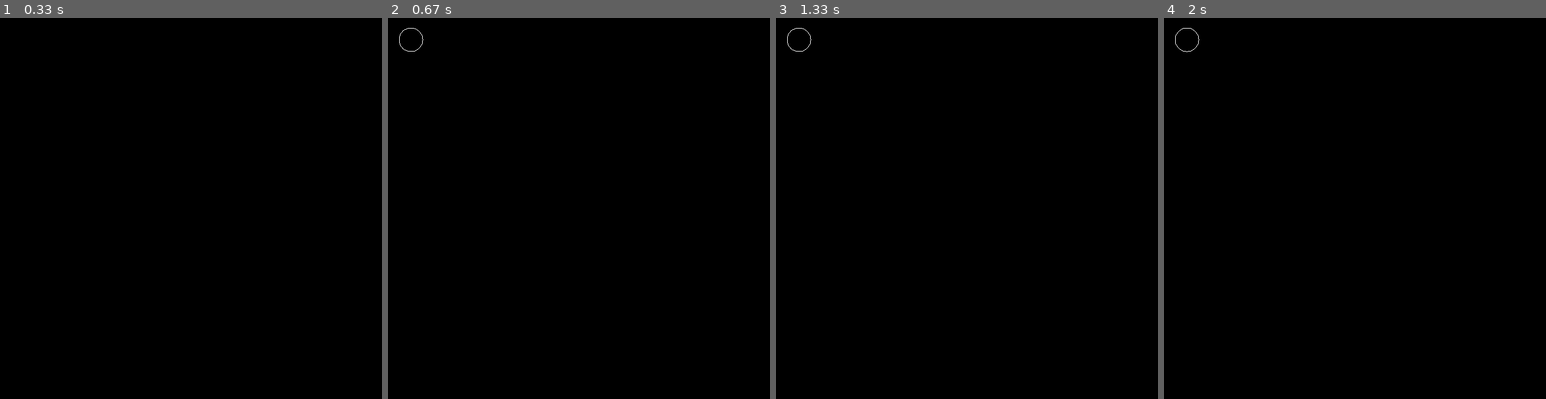
Above: before the commit, frames 1-4 (left to right).
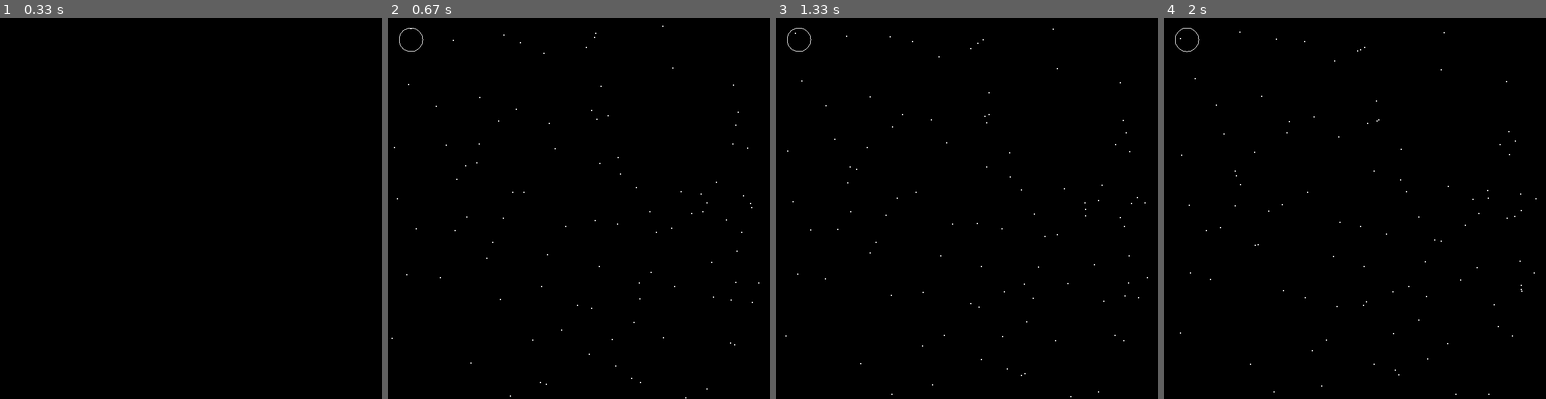
Above: after the commit, the same moments.

Repository: drozd324/Pygame-orbits
Game: pygame game, started from orbits1.2.py
Same seed, same stepped clock (60 frames per second), same inputs: the game is played once before the commit and once after it.
Inputs (mouse positions are in pixels of both pictures, inside the frame that each line leads up to):
- Up to frame 1 (0.33 s): no input
- Up to frame 2 (0.67 s): tap G at 0.33 s
- Up to frame 3 (1.33 s): click (1005, 292) at 0.72 s
- Up to frame 4 (2 s): click (1335, 307) at 1.55 s

Frame 1 is identical in both runs. In frame 2, less than 0.1% of the frame differs, in the area x 0-98%, y 2-100%; in frame 3, less than 0.1%; in frame 4, 0.1%, in the area x 4-98%, y 3-99%.

Commit message:
Update orbits1.2.py

Diff:
--- a/orbits1.2.py
+++ b/orbits1.2.py
@@ -44,8 +44,10 @@
             self.prev_pos = self.pos
         if self.sun == False:
             self.pos = np.add(self.pos, self.vel)
-        if self.radius > 2:
+        if self.radius > 1:
             pygame.draw.circle(screen, white, (self.pos[0], self.pos[1]), self.radius)
+        else:
+            pygame.draw.circle(screen, white, (self.pos[0], self.pos[1]), 1)
 
 particles = []
 
